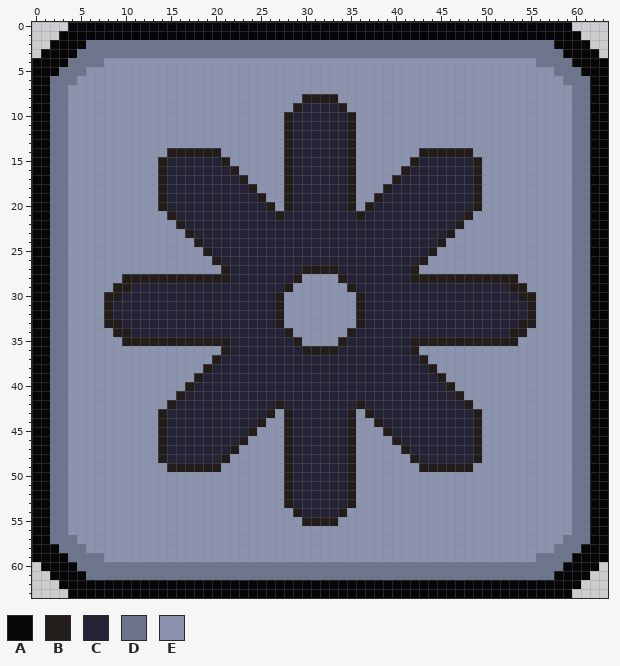
Pixel-art sprite -- assets/images/settings_button.png. Above, as it was before the edit.
The file is 64x64 pixels.
Palette (. is transparent): A #060608  B #221c1a  C #242234  D #6d758d  E #8b93af
After:
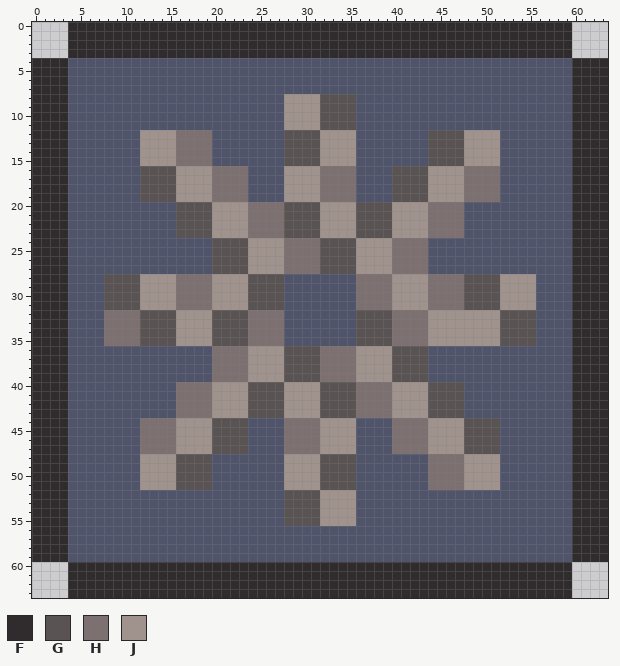
Colours new in this view: F #302c2e  G #5a5353  H #7d7071  J #a0938e
Diff:
colour E: #8b93af -> #4f546b
Changed rows in their new state; - is a pixel that keeps its letter.
first column x 0:
 0 ----FFFFFFFFFFFFFFFFFFFFFFFFFFFFFFFFFFFFFFFFFFFFFFFFFFFFFFFF----
 1 ---.FFFFFFFFFFFFFFFFFFFFFFFFFFFFFFFFFFFFFFFFFFFFFFFFFFFFFFFF.---
 2 --..FFFFFFFFFFFFFFFFFFFFFFFFFFFFFFFFFFFFFFFFFFFFFFFFFFFFFFFF..--
 3 -...FFFFFFFFFFFFFFFFFFFFFFFFFFFFFFFFFFFFFFFFFFFFFFFFFFFFFFFF...-
 4 FFFFEEEE------------------------------------------------EEEEFFFF
 5 FFFFEE----------------------------------------------------EEFFFF
 6 FFFFE------------------------------------------------------EFFFF
 7 FFFF--------------------------------------------------------FFFF
 8 FFFF------------------------JJJJGGGG------------------------FFFF
 9 FFFF------------------------JJJJGGGG------------------------FFFF
10 FFFF------------------------JJJJGGGG------------------------FFFF
11 FFFF------------------------JJJJGGGG------------------------FFFF
12 FFFF--------JJJJHHHH--------GGGGJJJJ--------GGGGJJJJ--------FFFF
13 FFFF--------JJJJHHHH--------GGGGJJJJ--------GGGGJJJJ--------FFFF
14 FFFF--------JJJJHHHHE-------GGGGJJJJ-------EGGGGJJJJ--------FFFF
15 FFFF--------JJJJHHHHEE------GGGGJJJJ------EEGGGGJJJJ--------FFFF
16 FFFF--------GGGGJJJJHHHH----JJJJHHHH----GGGGJJJJHHHH--------FFFF
17 FFFF--------GGGGJJJJHHHH----JJJJHHHH----GGGGJJJJHHHH--------FFFF
18 FFFF--------GGGGJJJJHHHHE---JJJJHHHH---EGGGGJJJJHHHH--------FFFF
19 FFFF--------GGGGJJJJHHHHEE--JJJJHHHH--EEGGGGJJJJHHHH--------FFFF
20 FFFF----------EEGGGGJJJJHHHHGGGGJJJJGGGGJJJJHHHHEE----------FFFF
21 FFFF-----------EGGGGJJJJHHHHGGGGJJJJGGGGJJJJHHHHE-----------FFFF
22 FFFF------------GGGGJJJJHHHHGGGGJJJJGGGGJJJJHHHH------------FFFF
23 FFFF------------GGGGJJJJHHHHGGGGJJJJGGGGJJJJHHHH------------FFFF
24 FFFF--------------EEGGGGJJJJHHHHGGGGJJJJHHHHEE--------------FFFF
25 FFFF---------------EGGGGJJJJHHHHGGGGJJJJHHHHE---------------FFFF
26 FFFF----------------GGGGJJJJHHHHGGGGJJJJHHHH----------------FFFF
27 FFFF----------------GGGGJJJJHHHHGGGGJJJJHHHH----------------FFFF
28 FFFF----GGGGJJJJHHHHJJJJGGGGEE----EEHHHHJJJJHHHHGGGGJJJJ----FFFF
29 FFFF----GGGGJJJJHHHHJJJJGGGGE------EHHHHJJJJHHHHGGGGJJJJ----FFFF
30 FFFF----GGGGJJJJHHHHJJJJGGGG--------HHHHJJJJHHHHGGGGJJJJ----FFFF
31 FFFF----GGGGJJJJHHHHJJJJGGGG--------HHHHJJJJHHHHGGGGJJJJ----FFFF
32 FFFF----HHHHGGGGJJJJGGGGHHHH--------GGGGHHHHJJJJJJJJGGGG----FFFF
33 FFFF----HHHHGGGGJJJJGGGGHHHH--------GGGGHHHHJJJJJJJJGGGG----FFFF
34 FFFF----HHHHGGGGJJJJGGGGHHHHE------EGGGGHHHHJJJJJJJJGGGG----FFFF
35 FFFF----HHHHGGGGJJJJGGGGHHHHEE----EEGGGGHHHHJJJJJJJJGGGG----FFFF
36 FFFF----------------HHHHJJJJGGGGHHHHJJJJGGGG----------------FFFF
37 FFFF----------------HHHHJJJJGGGGHHHHJJJJGGGG----------------FFFF
38 FFFF---------------EHHHHJJJJGGGGHHHHJJJJGGGGE---------------FFFF
39 FFFF--------------EEHHHHJJJJGGGGHHHHJJJJGGGGEE--------------FFFF
40 FFFF------------HHHHJJJJGGGGJJJJGGGGHHHHJJJJGGGG------------FFFF
41 FFFF------------HHHHJJJJGGGGJJJJGGGGHHHHJJJJGGGG------------FFFF
42 FFFF-----------EHHHHJJJJGGGGJJJJGGGGHHHHJJJJGGGGE-----------FFFF
43 FFFF----------EEHHHHJJJJGGGGJJJJGGGGHHHHJJJJGGGGEE----------FFFF
44 FFFF--------HHHHJJJJGGGGEE--HHHHJJJJ--EEHHHHJJJJGGGG--------FFFF
45 FFFF--------HHHHJJJJGGGGE---HHHHJJJJ---EHHHHJJJJGGGG--------FFFF
46 FFFF--------HHHHJJJJGGGG----HHHHJJJJ----HHHHJJJJGGGG--------FFFF
47 FFFF--------HHHHJJJJGGGG----HHHHJJJJ----HHHHJJJJGGGG--------FFFF
48 FFFF--------JJJJGGGGEE------JJJJGGGG------EEHHHHJJJJ--------FFFF
49 FFFF--------JJJJGGGGE-------JJJJGGGG-------EHHHHJJJJ--------FFFF
50 FFFF--------JJJJGGGG--------JJJJGGGG--------HHHHJJJJ--------FFFF
51 FFFF--------JJJJGGGG--------JJJJGGGG--------HHHHJJJJ--------FFFF
52 FFFF------------------------GGGGJJJJ------------------------FFFF
53 FFFF------------------------GGGGJJJJ------------------------FFFF
54 FFFF------------------------GGGGJJJJ------------------------FFFF
55 FFFF------------------------GGGGJJJJ------------------------FFFF
56 FFFF--------------------------------------------------------FFFF
57 FFFFE------------------------------------------------------EFFFF
58 FFFFEE----------------------------------------------------EEFFFF
59 FFFFEEEE------------------------------------------------EEEEFFFF
60 -...FFFFFFFFFFFFFFFFFFFFFFFFFFFFFFFFFFFFFFFFFFFFFFFFFFFFFFFF...-
61 --..FFFFFFFFFFFFFFFFFFFFFFFFFFFFFFFFFFFFFFFFFFFFFFFFFFFFFFFF..--
62 ---.FFFFFFFFFFFFFFFFFFFFFFFFFFFFFFFFFFFFFFFFFFFFFFFFFFFFFFFF.---
63 ----FFFFFFFFFFFFFFFFFFFFFFFFFFFFFFFFFFFFFFFFFFFFFFFFFFFFFFFF----
Pixel boxes of the changes (left, top, right, bottom) in both pictures:
changed: (32, 22, 608, 598)
